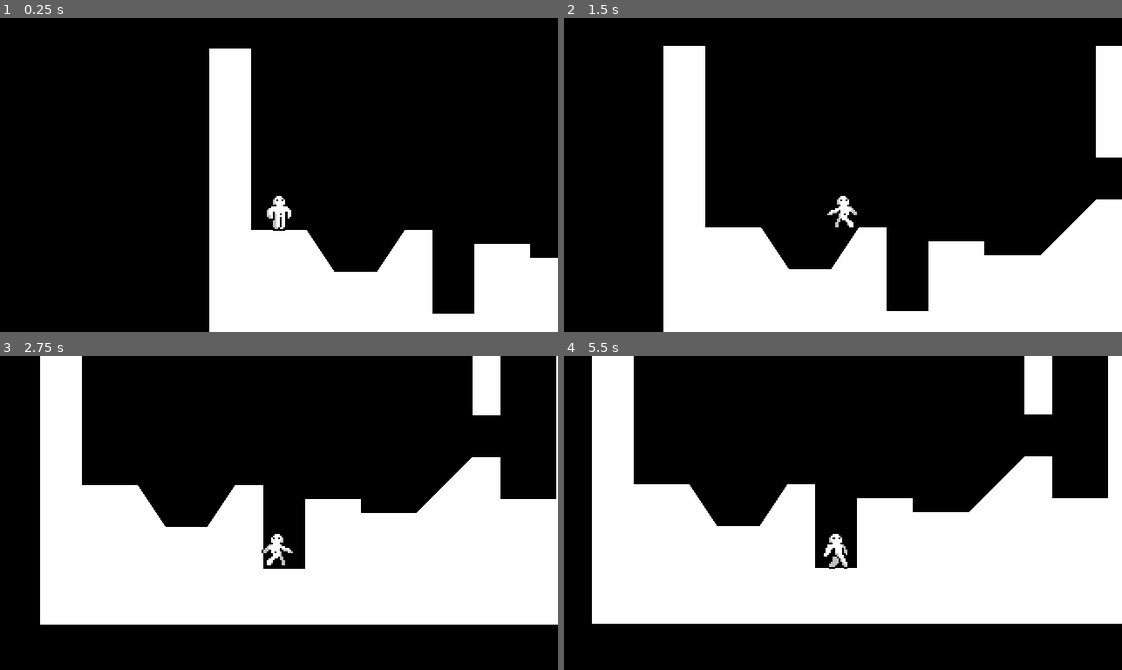
Above: before the commit, frames 1-4 (two rows, left to right).
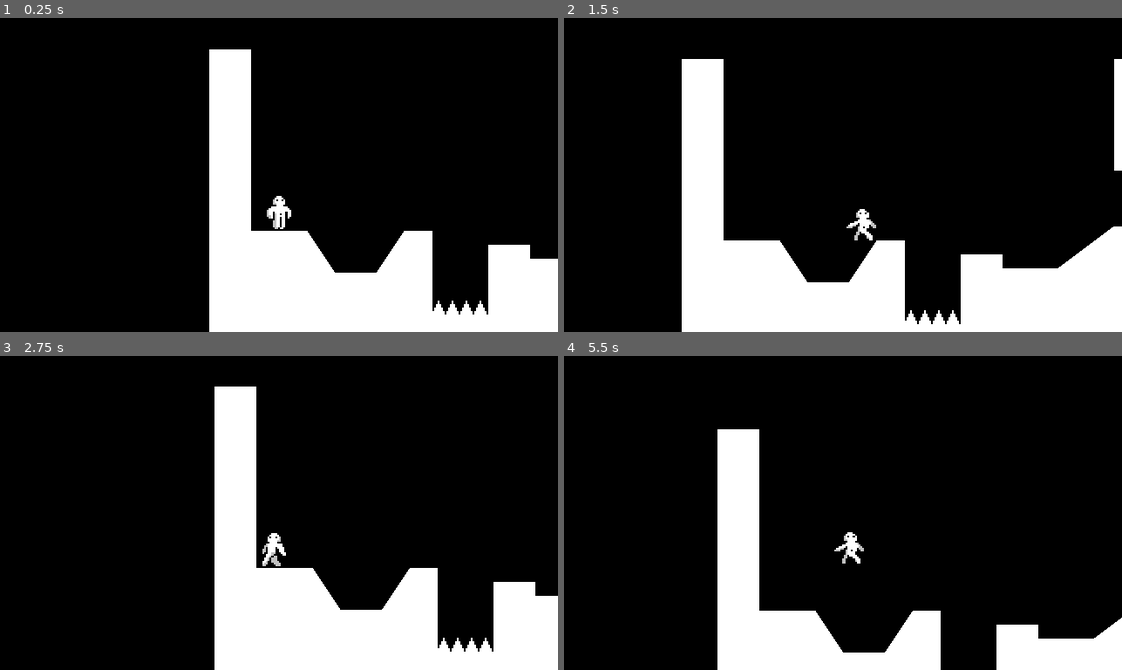
Above: after the commit, the same moments.

Repository: wojtjan-spec/GODOT-Platformer
Game: Godot game, scene res://world.tscn
Same seed, same stepped clock (60 frames per second), same inputs: the game is played once before the commit and once after it.
Inputs:
- Up to frame 1 (0.25 s): no input
- Up to frame 2 (1.5 s): tap Enter (ui_accept) at 0.5, 0.77 s; hold Right (ui_right) from 0.53 s (still down)
- Up to frame 3 (2.75 s): tap Enter (ui_accept) at 1.52 s; release Right (ui_right) at 2.03 s; hold Left (ui_left) from 2.03 s (still down)
- Up to frame 4 (5.5 s): release Left (ui_left) at 2.78 s; hold Right (ui_right) 2.78-4.28 s; tap Enter (ui_accept) at 3.02, 3.77, 4.52 s; hold Left (ui_left) 4.28-5.03 s; hold Right (ui_right) from 5.03 s (still down)

The runs differ from the first frame. In frame 1, 0.8% of the frame differs, in the area x 37-100%, y 9-95%; in frame 2, 12%; in frame 3, 43%; in frame 4, 49%, in the area x 5-100%, y 0-100%.

Commit message:
Add spikes

Diff:
--- a/FasterMovementData.tres
+++ b/FasterMovementData.tres
@@ -7,4 +7,7 @@
 speed = 120.0
 acceleration = 1000.0
 friction = 1000.0
-jump_velocity = -350.0
+jump_velocity = -275
+gravity_scale = 1.0
+air_ressistance = 200
+air_acceleration = 400
--- a/SlowMovementData.tres
+++ b/SlowMovementData.tres
@@ -10,3 +10,4 @@
 jump_velocity = -225
 gravity_scale = 0.8
 air_ressistance = 200
+air_acceleration = 400
--- /dev/null
+++ b/hazard_area.tscn
@@ -0,0 +1,5 @@
+[gd_scene format=3 uid="uid://c82ybxewahotu"]
+
+[node name="HazardArea" type="Area2D"]
+collision_layer = 4
+collision_mask = 0
--- a/player.gd
+++ b/player.gd
@@ -4,6 +4,7 @@
 
 @onready var animated_sprite_2d: AnimatedSprite2D = $AnimatedSprite2D
 @onready var coyote_jump_timer: Timer = $CoyoteJumpTimer
+@onready var starting_position = global_position
 
 var air_jump = false
 var just_wall_jumped = false
@@ -35,7 +36,8 @@
 	if is_on_floor() or coyote_jump_timer.time_left > 0.0:
 		if Input.is_action_just_pressed("ui_accept"):
 			velocity.y = movement_data.jump_velocity
-	if not is_on_floor():
+
+	elif not is_on_floor():
 		if Input.is_action_just_released("ui_accept") and velocity.y < movement_data.jump_velocity / 2:
 			velocity.y = movement_data.jump_velocity / 2
 
@@ -82,3 +84,6 @@
 		animated_sprite_2d.play("idle")
 	if not is_on_floor():
 		animated_sprite_2d.play("jump")
+
+func _on_hazard_detector_area_entered(area: Area2D) -> void:
+	global_position = starting_position
--- a/player.tscn
+++ b/player.tscn
@@ -72,9 +72,13 @@
 }]
 
 [sub_resource type="RectangleShape2D" id="RectangleShape2D_4eqlx"]
-size = Vector2(17, 21.5)
+size = Vector2(14, 21.5)
+
+[sub_resource type="RectangleShape2D" id="RectangleShape2D_6pj0i"]
+size = Vector2(10, 17)
 
 [node name="Player" type="CharacterBody2D"]
+collision_layer = 2
 floor_constant_speed = true
 floor_max_angle = 1.0472
 floor_snap_length = 3.0
@@ -86,16 +90,27 @@
 scale = Vector2(1.05556, 1)
 sprite_frames = SubResource("SpriteFrames_6cnvk")
 animation = &"run"
-frame = 1
-frame_progress = 0.671477
+frame = 4
+frame_progress = 0.676255
 
 [node name="CollisionShape2D" type="CollisionShape2D" parent="."]
-position = Vector2(-0.5, -11)
+position = Vector2(0, -11)
 shape = SubResource("RectangleShape2D_4eqlx")
 
 [node name="CoyoteJumpTimer" type="Timer" parent="."]
-wait_time = 0.2
+wait_time = 0.1
 one_shot = true
 
 [node name="Camera2D" type="Camera2D" parent="."]
 position = Vector2(0, -32)
+position_smoothing_enabled = true
+
+[node name="HazardDetector" type="Area2D" parent="."]
+collision_layer = 0
+collision_mask = 4
+
+[node name="CollisionShape2D" type="CollisionShape2D" parent="HazardDetector"]
+position = Vector2(0, -10.5)
+shape = SubResource("RectangleShape2D_6pj0i")
+
+[connection signal="area_entered" from="HazardDetector" to="." method="_on_hazard_detector_area_entered"]
--- a/project.godot
+++ b/project.godot
@@ -23,6 +23,12 @@
 window/size/window_height_override=720
 window/stretch/mode="canvas_items"
 
+[layer_names]
+
+2d_physics/layer_1="World"
+2d_physics/layer_2="Player"
+2d_physics/layer_3="Hazards"
+
 [rendering]
 
 textures/canvas_textures/default_texture_filter=0
--- /dev/null
+++ b/spikes.tscn
@@ -0,0 +1,22 @@
+[gd_scene load_steps=3 format=3 uid="uid://bk12b130tuuev"]
+
+[ext_resource type="Texture2D" uid="uid://dqo1gguhr207a" path="res://spikes.png" id="1_aw3sv"]
+[ext_resource type="PackedScene" uid="uid://c82ybxewahotu" path="res://hazard_area.tscn" id="2_327i5"]
+
+[node name="Spikes" type="Node2D"]
+
+[node name="Sprite2D" type="Sprite2D" parent="."]
+position = Vector2(8, -8)
+texture = ExtResource("1_aw3sv")
+
+[node name="HazardArea" parent="." instance=ExtResource("2_327i5")]
+
+[node name="CollisionPolygon2D" type="CollisionPolygon2D" parent="HazardArea"]
+position = Vector2(8, -8)
+scale = Vector2(0.8, 0.8)
+polygon = PackedVector2Array(-10, 10, -6.25, 2.5, -5, 2.5, -1.25, 10)
+
+[node name="CollisionPolygon2D2" type="CollisionPolygon2D" parent="HazardArea"]
+position = Vector2(16, -8)
+scale = Vector2(0.8, 0.8)
+polygon = PackedVector2Array(-10, 10, -6.25, 2.5, -5, 2.5, -1.25, 10)
--- a/world.tscn
+++ b/world.tscn
@@ -1,7 +1,8 @@
-[gd_scene load_steps=4 format=3 uid="uid://bog162a32pfuj"]
+[gd_scene load_steps=5 format=3 uid="uid://bog162a32pfuj"]
 
 [ext_resource type="Script" path="res://world.gd" id="1_pi430"]
 [ext_resource type="PackedScene" uid="uid://cq7w3gtuewwjg" path="res://player.tscn" id="2_1u55w"]
+[ext_resource type="PackedScene" uid="uid://bk12b130tuuev" path="res://spikes.tscn" id="3_cxn1x"]
 
 [sub_resource type="RectangleShape2D" id="RectangleShape2D_rh8o5"]
 size = Vector2(16, 64)
@@ -10,17 +11,19 @@
 script = ExtResource("1_pi430")
 
 [node name="StaticBody2D" type="StaticBody2D" parent="."]
+collision_mask = 0
 
 [node name="CollisionPolygon2D" type="CollisionPolygon2D" parent="StaticBody2D"]
-polygon = PackedVector2Array(0, 0, 24, 0, 24, 104, 56, 104, 72, 128, 96, 128, 112, 104, 128, 104, 128, 152, 152, 152, 152, 112, 184, 112, 184, 120, 216, 120, 248, 88, 264, 88, 264, 112, 296, 112, 296, 0, 320, 0, 320, 184, 0, 184)
+polygon = PackedVector2Array(0, 0, 24, 0, 24, 104, 56, 104, 72, 128, 96, 128, 112, 104, 128, 104, 128, 152, 160, 152, 160, 112, 184, 112, 184, 120, 216, 120, 248, 96, 264, 96, 264, 128, 296, 128, 296, 0, 320, 0, 320, 184, 0, 184)
 
 [node name="Polygon2D" type="Polygon2D" parent="StaticBody2D/CollisionPolygon2D"]
 
 [node name="Player" parent="StaticBody2D" instance=ExtResource("2_1u55w")]
-position = Vector2(40, 96)
+position = Vector2(40, 104)
 
 [node name="StaticBody2D" type="StaticBody2D" parent="StaticBody2D"]
 position = Vector2(256, 32)
+collision_mask = 0
 
 [node name="ColorRect" type="ColorRect" parent="StaticBody2D/StaticBody2D"]
 offset_left = -8.0
@@ -30,3 +33,15 @@
 
 [node name="CollisionShape2D2" type="CollisionShape2D" parent="StaticBody2D/StaticBody2D"]
 shape = SubResource("RectangleShape2D_rh8o5")
+
+[node name="Spikes" parent="." instance=ExtResource("3_cxn1x")]
+position = Vector2(128, 152)
+
+[node name="Spikes2" parent="." instance=ExtResource("3_cxn1x")]
+position = Vector2(144, 152)
+
+[node name="Spikes4" parent="." instance=ExtResource("3_cxn1x")]
+position = Vector2(264, 128)
+
+[node name="Spikes3" parent="." instance=ExtResource("3_cxn1x")]
+position = Vector2(280, 128)
Not shown: 1 places in player.tscn that only renumber resources
Binary file added: spikes.png
Not shown, added: spikes.png.import
